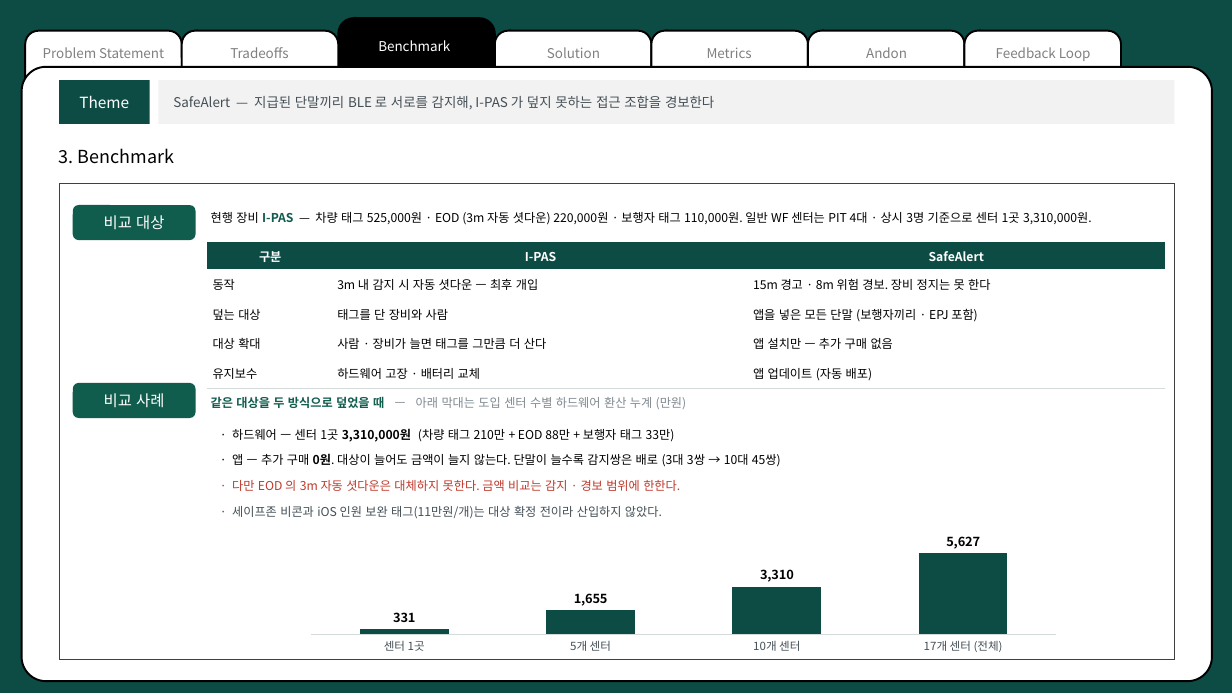
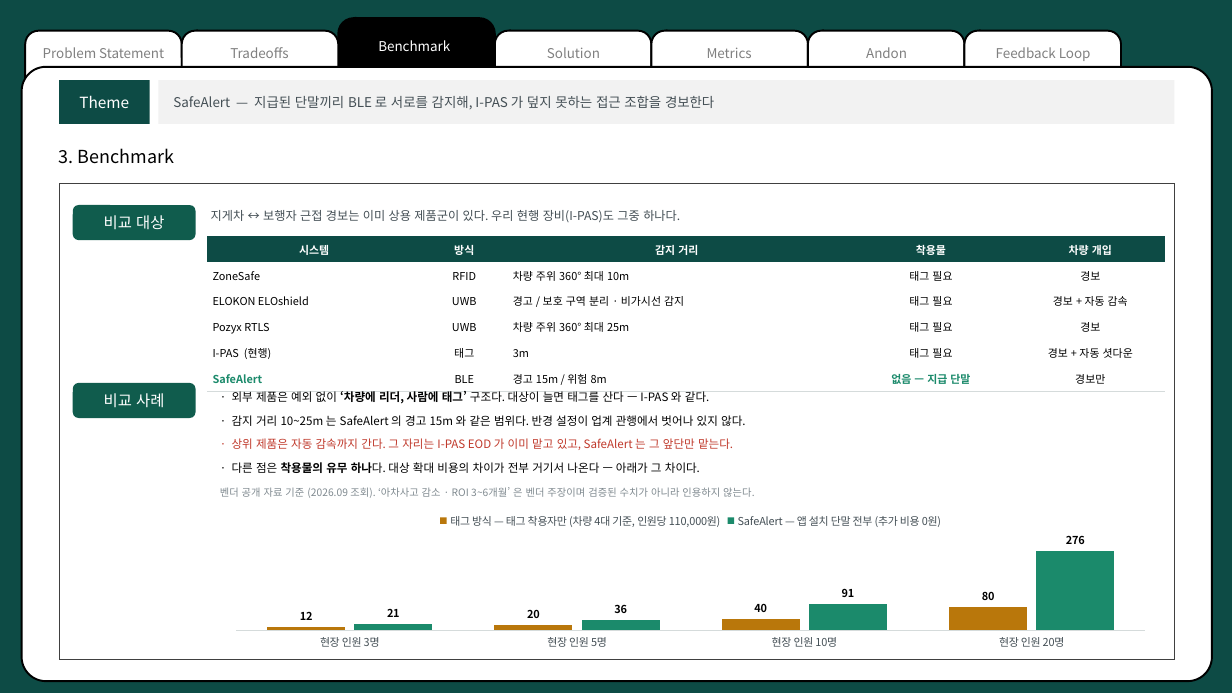
Before and after one commit to pslymzero-cyber/SafeAlert, a slide deck: slide 8 of docs/presentation/cousolve/SafeAlert_CouSolve_2026.08.pptx. Drawn at 1232x693 pixels with LibreOffice and Linux fonts; fonts in the diff are those of the drawing. Boxes give left, top, right and bottom in pixels: in the first picture for what was removed or moved away, otherwise in the second. Text is boxed around its words. In the diff, an @@ line names an element or a change of style, - is before the commit and + after.

```diff
--- a/docs/presentation/cousolve/SafeAlert_CouSolve_2026.08.pptx
+++ b/docs/presentation/cousolve/SafeAlert_CouSolve_2026.08.pptx
@@ table at box(208, 237, 1165, 392) @@
-구분 | I-PAS | SafeAlert
-동작 | 3m 내 감지 시 자동 셧다운 — 최후 개입 | 15m 경고 · 8m 위험 경보. 장비 정지는 못 한다
-덮는 대상 | 태그를 단 장비와 사람 | 앱을 넣은 모든 단말 (보행자끼리 · EPJ 포함)
-대상 확대 | 사람 · 장비가 늘면 태그를 그만큼 더 산다 | 앱 설치만 — 추가 구매 없음
-유지보수 | 하드웨어 고장 · 배터리 교체 | 앱 업데이트 (자동 배포)
+시스템 | 방식 | 감지 거리 | 착용물 | 차량 개입
+ZoneSafe | RFID | 차량 주위 360° 최대 10m | 태그 필요 | 경보
+ELOKON ELOshield | UWB | 경고 / 보호 구역 분리 · 비가시선 감지 | 태그 필요 | 경보 + 자동 감속
+Pozyx RTLS | UWB | 차량 주위 360° 최대 25m | 태그 필요 | 경보
+I-PAS (현행) | 태그 | 3m | 태그 필요 | 경보 + 자동 셧다운
+SafeAlert | BLE | 경고 15m / 위험 8m | 없음 — 지급 단말 | 경보만
@@ table: place and size @@
-table at box(208, 242, 1165, 388)
+table at box(208, 237, 1165, 392)
@@ text at box(211, 210, 680, 222): text changed; text colour #000000 to #444F55 @@
-현행 장비 I-PAS — 차량 태그 525,000원 · EOD (3m 자동 셧다운) 220,000원 · 보행자 태그 110,000원. 일반 WF 센터는 PIT 4대 · 상시 3명 기준으로 센터 1곳 3,310,000원.
+지게차 ↔ 보행자 근접 경보는 이미 상용 제품군이 있다. 우리 현행 장비(I-PAS)도 그중 하나다.
@@ text at box(232, 391, 709, 404): text changed; size 9.5 to 9 pt; text colour #808A90 to #000000 @@
-같은 대상을 두 방식으로 덮었을 때 — 아래 막대는 도입 센터 수별 하드웨어 환산 누계 (만원)
+· 외부 제품은 예외 없이 ‘차량에 리더, 사람에 태그’ 구조다. 대상이 늘면 태그를 산다 — I-PAS 와 같다.
@@ text at box(232, 415, 745, 426): text changed; size 9.5 to 9 pt @@
-· 하드웨어 — 센터 1곳 3,310,000원 (차량 태그 210만 + EOD 88만 + 보행자 태그 33만)
+· 감지 거리 10~25m 는 SafeAlert 의 경고 15m 와 같은 범위다. 반경 설정이 업계 관행에서 벗어나 있지 않다.
@@ text at box(232, 438, 733, 450): text changed; size 9.5 to 9 pt; text colour #000000 to #C0392B @@
-· 앱 — 추가 구매 0원. 대상이 늘어도 금액이 늘지 않는다. 단말이 늘수록 감지쌍은 배로 (3대 3쌍 → 10대 45쌍)
+· 상위 제품은 자동 감속까지 간다. 그 자리는 I-PAS EOD 가 이미 맡고 있고, SafeAlert 는 그 앞단만 맡는다.
@@ text at box(232, 462, 700, 473): text changed; size 9.5 to 9 pt; text colour #C0392B to #000000 @@
-· 다만 EOD 의 3m 자동 셧다운은 대체하지 못한다. 금액 비교는 감지 · 경보 범위에 한한다.
+· 다른 점은 착용물의 유무 하나다. 대상 확대 비용의 차이가 전부 거기서 나온다 — 아래가 그 차이다.
@@ column chart at box(217, 503, 1165, 653) @@
-categories: 센터 1곳, 5개 센터, 10개 센터, 17개 센터 (전체)
+categories: 현장 인원 3명, 현장 인원 5명, 현장 인원 10명, 현장 인원 20명
-Series 1: 331, 1655, 3310, 5627
+태그 방식 — 태그 착용자만 (차량 4대 기준, 인원당 110,000원): 12, 20, 40, 80
@@ colour of 태그 방식 — 태그 착용자만 (차량 4대 기준, 인원당 110,000원) #0D4B45 to #B9770B @@
@@ data labels of 태그 방식 — 태그 착용자만 (차량 4대 기준, 인원당 110,000원) changed @@
+SafeAlert — 앱 설치 단말 전부 (추가 비용 0원): 21, 36, 91, 276
@@ legend changed @@
@@ category axis changed @@
@@ value axis changed @@
@@ bar spacing changed @@
@@ lettering changed @@
@@ column chart: place and size @@
-column chart at box(296, 532, 1072, 656)
+column chart at box(217, 503, 1165, 653)
@@ text at box(220, 487, 754, 498): text changed; size 9.5 to 8 pt; text colour #444F55 to #808A90 @@
-· 세이프존 비콘과 iOS 인원 보완 태그(11만원/개)는 대상 확정 전이라 산입하지 않았다.
+벤더 공개 자료 기준 (2026.09 조회). ‘아차사고 감소 · ROI 3~6개월’ 은 벤더 주장이며 검증된 수치가 아니라 인용하지 않는다.
```
Also in this commit, not shown: 5 other slides changed, 4 other files.
